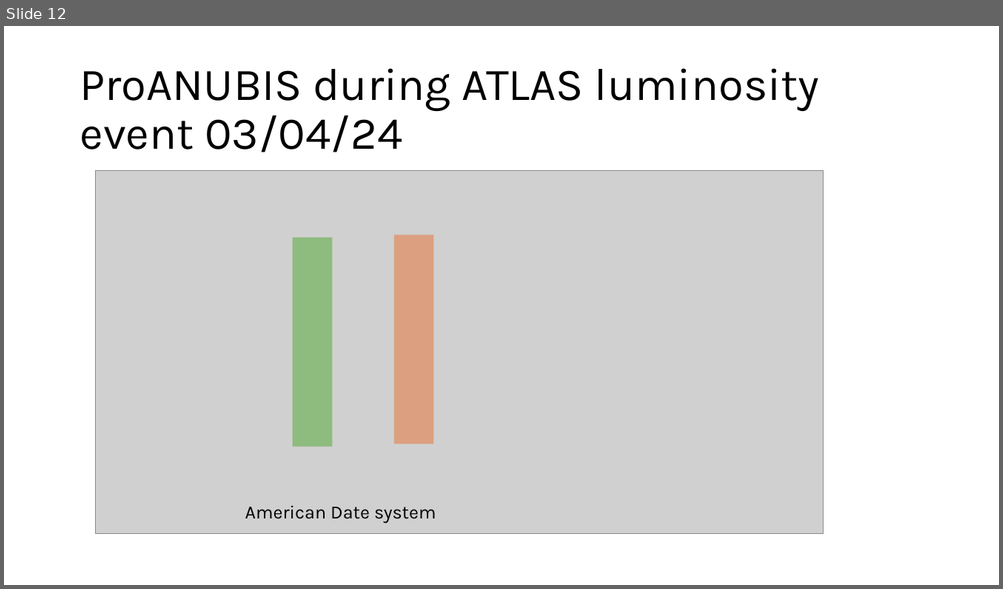
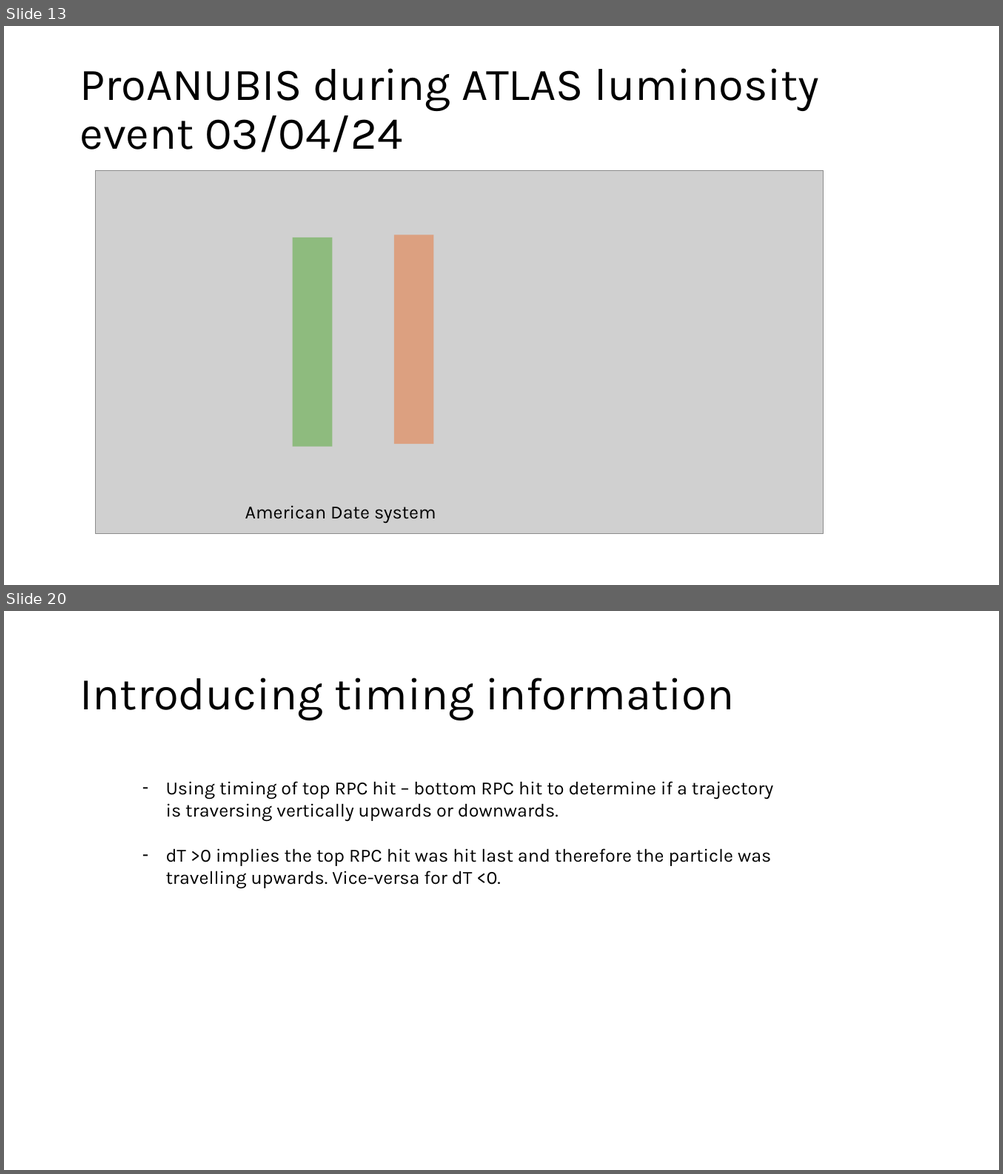
Before and after one commit to PatrickC12/ProAnubisReconstruction, a slide deck: ProAnubis_CERN/Investigations/Pictures.pptx. Shown one above the other, each under a label of ours: slide 12 before the commit, slides 13 and 20 after it; the slides between them are not shown. The pictures are 1003x589 and 1003x1174 pixels, drawn with LibreOffice and Linux fonts; fonts in the diff are those of the drawing; grey boxes stand for pictures. Boxes give left, top, right and bottom in pixels: in the first picture for what was removed or moved away, otherwise in the second. Text is boxed around its words. In the diff, an @@ line names an element or a change of style, - is before the commit and + after.

```diff
--- a/ProAnubis_CERN/Investigations/Pictures.pptx
+++ b/ProAnubis_CERN/Investigations/Pictures.pptx
@@ slide 20 added at [4, 611, 999, 1170], background #FFFFFF @@
@@ title added at [79, 678, 734, 721], 44 pt, text #000000 @@
+Introducing timing information
@@ text added at [166, 781, 773, 889], 18 pt, text #000000 @@
+– Using timing of top RPC hit – bottom RPC hit to determine if a trajectory is traversing vertically upwards or downwards.
+– dT >0 implies the top RPC hit was hit last and therefore the particle was travelling upwards. Vice-versa for dT <0.
@@ what was slide 12 is now slide 13 @@
```
Also in this commit, not shown: 1 slide changed, 19 other slides added, 9 other files.
